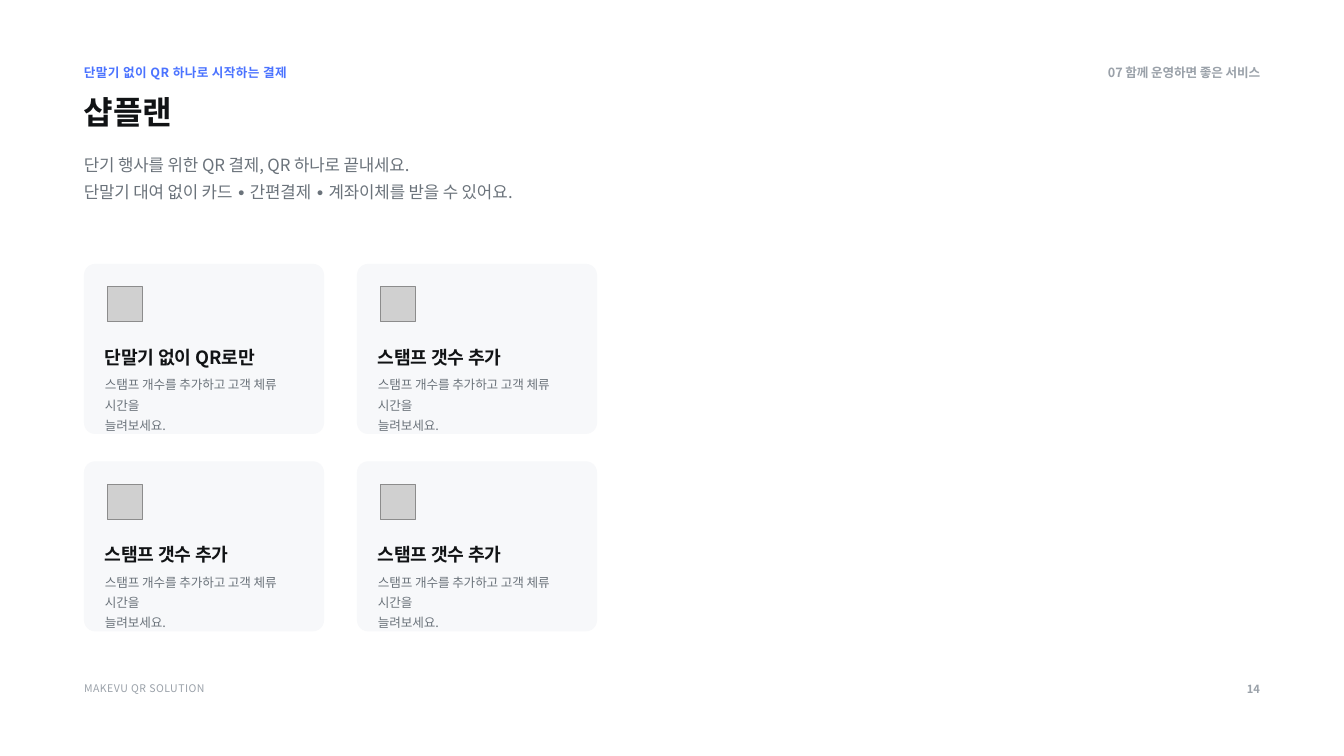
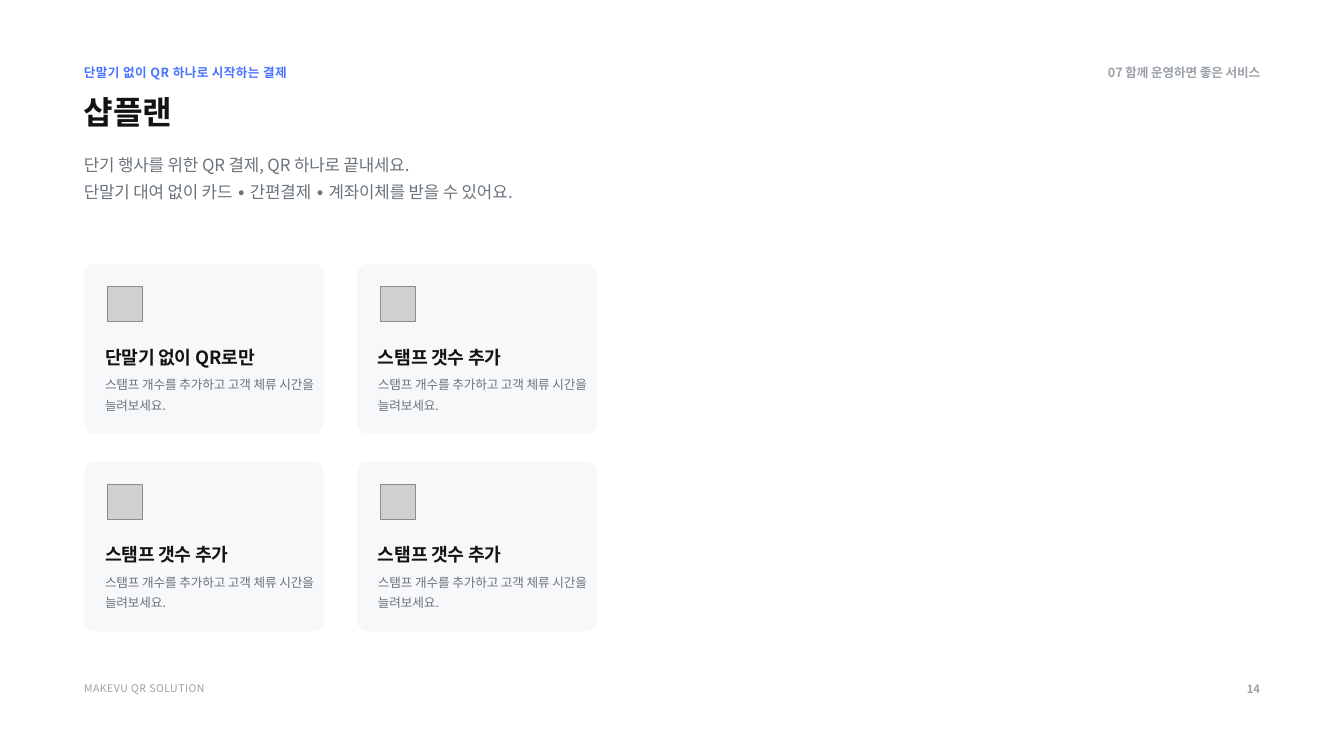
Before and after one commit to CdBd-in/makevu-qrstp, a slide deck: slide 14 of 큐알스탬프 소개서/QR솔루션_소개서_v8.pptx. Drawn at 1344x756 pixels with LibreOffice and Linux fonts; fonts in the diff are those of the drawing; grey boxes stand for pictures. Boxes give left, top, right and bottom in pixels: in the first picture for what was removed or moved away, otherwise in the second. Text is boxed around its words. In the diff, an @@ line names an element or a change of style, - is before the commit and + after.

```diff
--- a/큐알스탬프 소개서/QR솔루션_소개서_v8.pptx
+++ b/큐알스탬프 소개서/QR솔루션_소개서_v8.pptx
@@ text "스탬프 개수를 추가하고 고객 체류 ..." rewrapped from [105, 378, 277, 431] to [105, 378, 314, 411] @@
@@ text "스탬프 개수를 추가하고 고객 체류 ..." rewrapped from [378, 378, 550, 431] to [378, 378, 587, 411] @@
@@ text "스탬프 개수를 추가하고 고객 체류 ..." rewrapped from [105, 576, 277, 628] to [105, 576, 314, 608] @@
@@ text "스탬프 개수를 추가하고 고객 체류 ..." rewrapped from [378, 576, 550, 628] to [378, 576, 587, 608] @@
```
Also in this commit, not shown: 1 other file.
